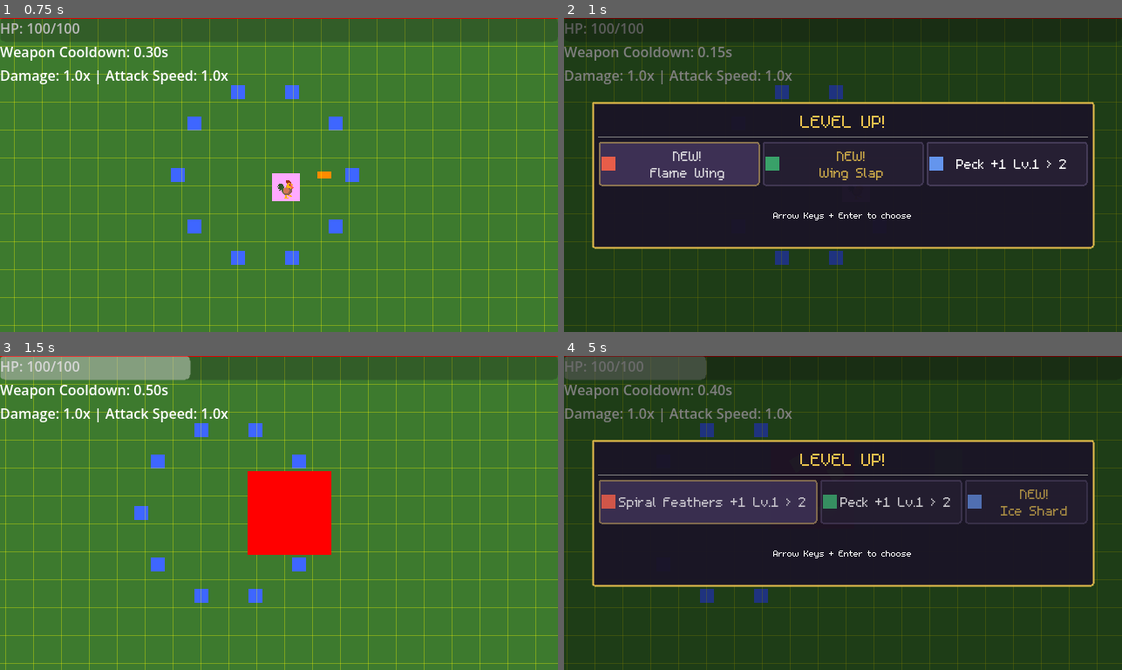
Above: before the commit, frames 1-4 (two rows, left to right).
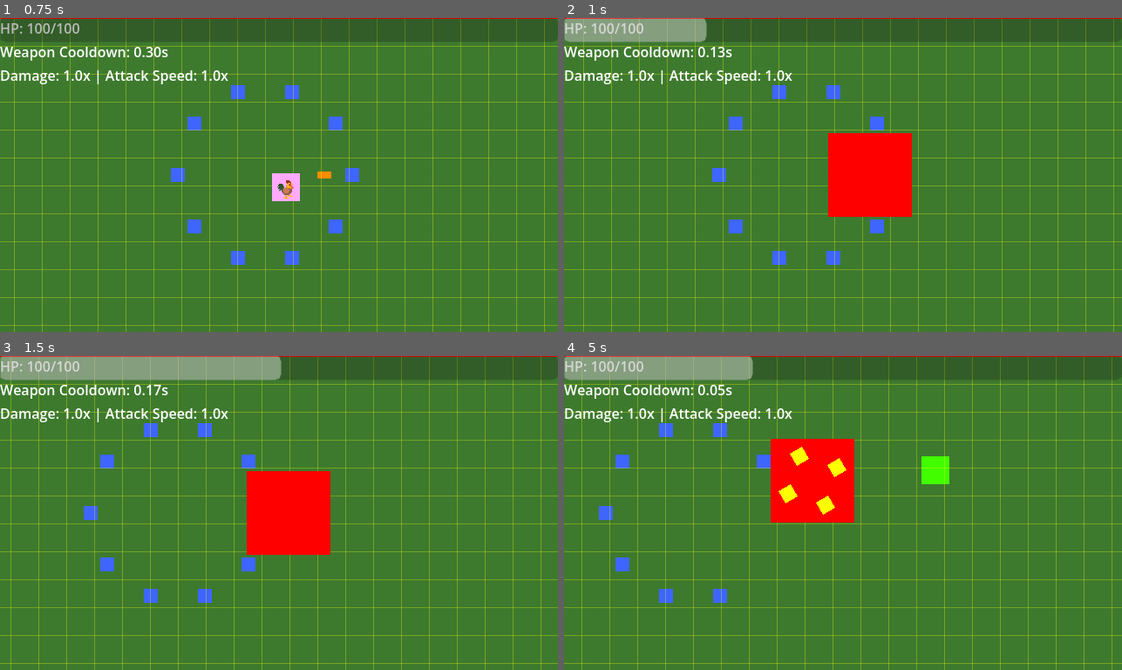
Above: after the commit, the same moments.

Repository: thejoshyee/sarimanok-game
Game: Godot game, scene res://main.tscn
Same seed, same stepped clock (60 frames per second), same inputs: the game is played once before the commit and once after it.
Inputs (mouse positions are in pixels of both pictures, inside the frame that each line leads up to):
- Up to frame 1 (0.75 s): tap Enter (ui_accept) at 0.5 s; hold Right (move_right) from 0.53 s (still down); hold 1 from 0.53 s (still down)
- Up to frame 2 (1 s): keep holding Right (move_right); keep holding 1; tap Enter (ui_accept) at 0.77 s
- Up to frame 3 (1.5 s): release Right (move_right) at 1.25 s; release 1 at 1.25 s; click (117, 500) at 1.25 s, where only the run before the commit has a clickable "NEW! Flame Wing"
- Up to frame 4 (5 s): hold S (move_down) 2.03-2.78 s; tap 2 at 2.1 s; tap Enter (ui_accept) at 2.27, 3.77, 4.52 s; hold Right (move_right) 2.78-3.53 s; hold 3 2.78-3.53 s; hold Up (move_up) 3.53-4.28 s; tap R at 3.6 s; hold A (move_left) from 4.28 s (still down); tap P at 4.35 s

Frame 1 is identical in both runs. In frame 2, 100% of the frame differs, in the area x 0-100%, y 0-100%; in frame 3, 8.9%; in frame 4, 100%.

Commit message:
feat(passives): integrate all 4 passive modifiers into gameplay
- Iron Beak: multiplies weapon damage in base Weapon class
- Thick Plumage: adds flat HP bonus, grants HP on upgrade
- Racing Legs: multiplies move speed in physics process
- Magnetic Aura: scales pickup area collision radius
- All passives update live via passive_upgraded signal

Diff:
--- a/game/scripts/player/player.gd
+++ b/game/scripts/player/player.gd
@@ -8,6 +8,7 @@
 @onready var weapon_manager = $WeaponManager
 @onready var pickup_area: Area2D = $PickupArea
 @onready var progression: Progression = ProgressionManager
+@onready var pickup_shape: CircleShape2D = $PickupArea/CollisionShape2D.shape
 
 # Runtime State
 var current_hp: float
@@ -29,8 +30,8 @@
 	if input_vector.length() > 1.0:
 		input_vector = input_vector.normalized()
 
-	# apply movement
-	velocity = input_vector * stats.move_speed
+	# Apply Racing Legs passive: +10% move speed per level
+	velocity = input_vector * stats.move_speed * PassiveManager.get_modifier("racing_legs")
 	move_and_slide()
 
 	# handle animation and sprite flipping
@@ -50,7 +51,7 @@
 
 	# apply damage
 	current_hp -= amount
-	print("Player took ", amount, " damage. HP: ", current_hp, "/", stats.max_hp)
+	print("Player took ", amount, " damage. HP: ", current_hp, "/", get_effective_max_hp())
 
 	# check for death
 	if current_hp <= 0:
@@ -83,9 +84,12 @@
 
 func _ready() -> void:
 	add_to_group("player")
-	current_hp = stats.max_hp # start at full health
+	current_hp = get_effective_max_hp()
 	damage_area.body_entered.connect(_on_damage_area_body_entered)
 	pickup_area.area_entered.connect(_on_pickup_area_area_entered)
+
+	# Update HP when passives change (e.g., Thick Plumage increases max HP)
+	PassiveManager.passive_upgraded.connect(_on_passive_upgraded)
 
 	# connect WeaponManager to this player
 	$WeaponManager.player = self
@@ -96,6 +100,9 @@
 		print("Peck weapon added successfully")
 	else:
 		print("Failed to add Peck weapon")
+
+	_update_pickup_range()
+
 
 
 
@@ -124,3 +131,23 @@
 		ProgressionManager.add_gold(gold_value)
 		print("Collected ", gold_value, " gold. Total: ", ProgressionManager.gold)
 		PoolManager.despawn(area)
+
+
+# Returns max HP including passive bonuses (Thick Plumage: +15 HP/level)
+func get_effective_max_hp() -> float:
+	return stats.max_hp + PassiveManager.get_bonus("thick_plumage")
+
+
+# Applies pickup range from stats + Magnetic Aura passive to the collision shape
+func _update_pickup_range() -> void:
+	pickup_shape.radius = stats.pickup_range * PassiveManager.get_modifier("magnetic_aura")
+
+
+func _on_passive_upgraded(passive_id: String, _new_level: int) -> void:
+	# When Thick Plumage upgrades, increase current HP by the per-level bonus
+	if passive_id == "thick_plumage":
+		var bonus = PassiveManager.get_passive("thick_plumage").bonus_per_level
+		current_hp += bonus
+
+	if passive_id == "magnetic_aura":
+		_update_pickup_range()
--- a/game/weapons/scripts/weapon.gd
+++ b/game/weapons/scripts/weapon.gd
@@ -32,6 +32,10 @@
 	# Compute initial stats based on current level
 	_apply_level_stats()
 
+	# Recompute stats when passives change (e.g., Iron Beak boosts damage)
+	PassiveManager.passive_upgraded.connect(_on_passive_upgraded)
+
+
 
 # === LEVEL & STATS ===
 
@@ -58,6 +62,10 @@
 
 	# Use upgrade's damage as final value, fallback to base_damage if no upgrade exists
 	damage = int(upgrade.get("damage", weapon_data.base_damage))
+
+	# Apply Iron Beak passive: +10% damage per level
+	var iron_beak_modifier = PassiveManager.get_modifier("iron_beak")
+	damage = int(damage * iron_beak_modifier)
 
 	# Let subclasses react to stat changes (e.g., update radius, projectile count)
 	_on_stats_changed(upgrade)
@@ -109,3 +117,8 @@
 # Called when cooldown_timer finishes - weapon can fire again
 func _on_cooldown_done() -> void:
 	can_fire = true
+
+
+# When any passive upgrades, recompute stats so Iron Beak modifier stays current
+func _on_passive_upgraded(_passive_id: String, _new_level: int) -> void:
+	_apply_level_stats()
Not shown, changed: .taskmaster/tasks/tasks.json
